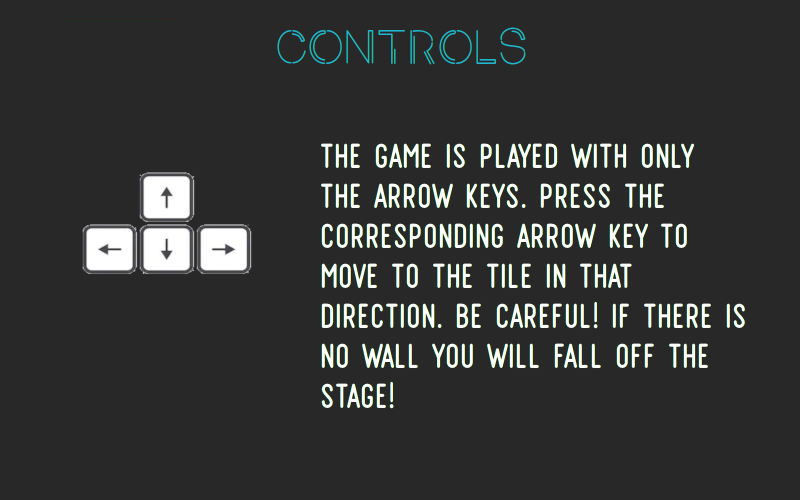
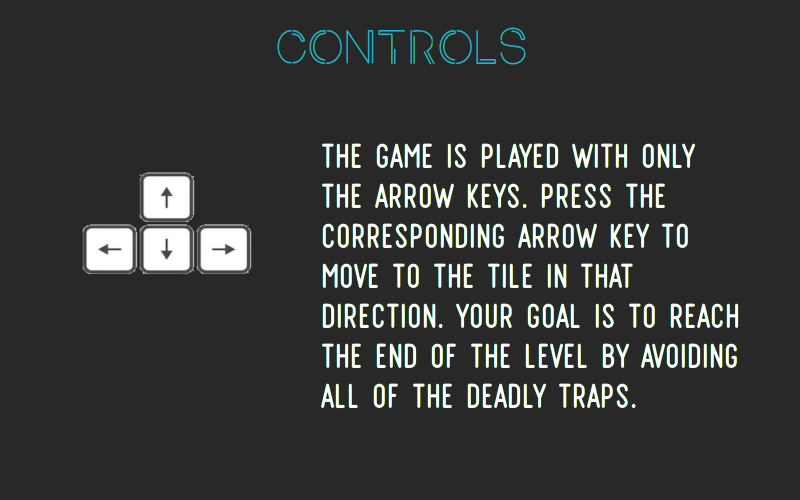
Layers edited between the first and the second 800x500 image:
painted on "the game is played with only t..." over (320, 143, 745, 409)
